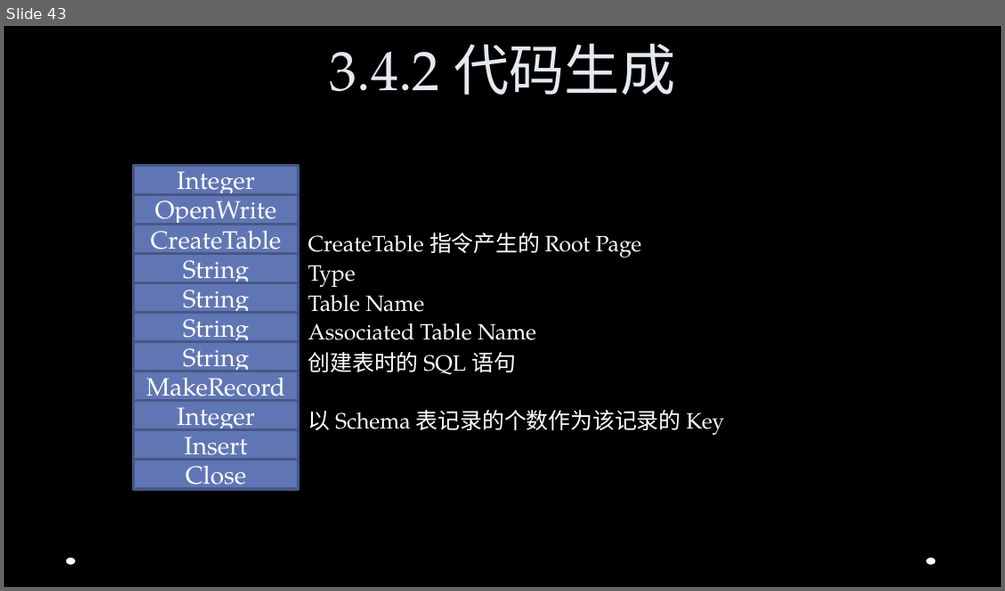
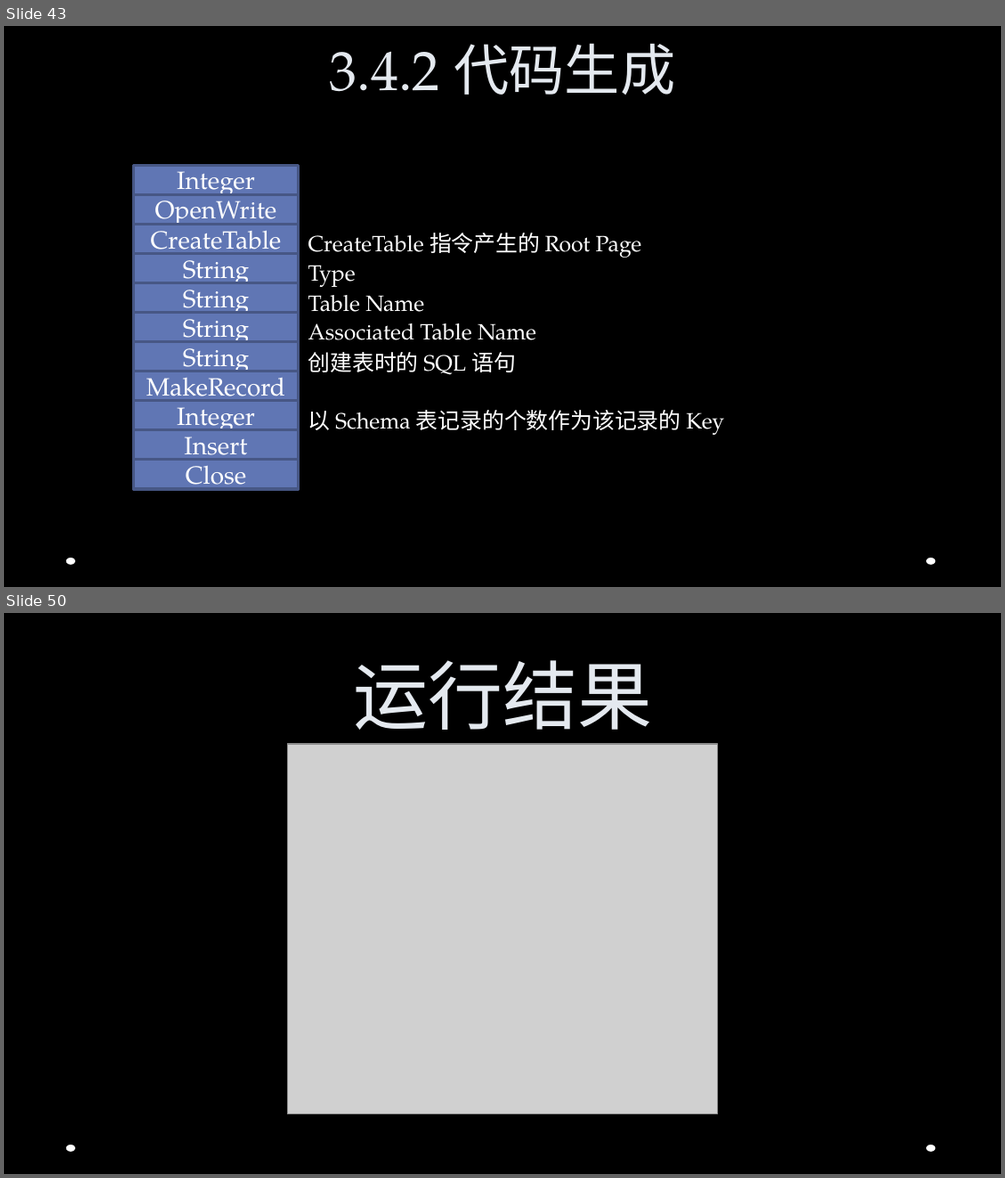
Before and after one commit to Jusot/chidb, a slide deck: documents/slides/ppt.pptx. Shown one above the other, each under a label of ours: slide 43 before the commit, slides 43 and 50 after it; the slides between them are not shown. The pictures are 1005x591 and 1005x1178 pixels, drawn with LibreOffice and Linux fonts; fonts in the diff are those of the drawing; grey boxes stand for pictures; background and template pictures are left out. Boxes give left, top, right and bottom in pixels: in the first picture for what was removed or moved away, otherwise in the second. Text is boxed around its words. In the diff, an @@ line names an element or a change of style, - is before the commit and + after.

```diff
--- a/documents/slides/ppt.pptx
+++ b/documents/slides/ppt.pptx
@@ slide 50 added at (4,613,1001,1174), background picture (left out); not listed: 2 template elements that a slide beside it also shows @@
@@ title added at (353,660,652,730), 54 pt, text #E4E9EF @@
+运行结果
@@ picture added at (287,744,717,1113) @@
```
Also in this commit, not shown: 6 other slides added.
